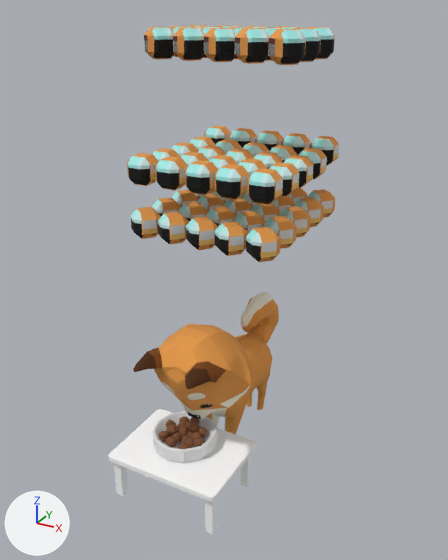
The OBJ model ChiBaApp/app/src/main/assets/models/fullBowl/fullBowl_frame16.obj as it was, and as the next commit left it.
The view is the same before and after, from a 50 mm lens placed at (10.35, -19.91, 15.09), pointed at (0.15, -1.36, 5.82). Every picture has the same lights, and +X, +Y and +Z are marked at lower left. Where no turn or scale is listed for an object, it has been applied to the vertices. Vertices at the same position are counted once.

In view in the first picture: 'fullBowl_frame16'.
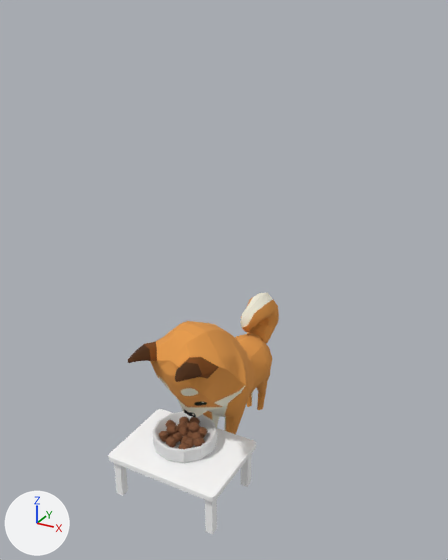
The change, as JSON lines over the scene's bpy script:
```json
{"block": "me_fullbowl_frame16", "where": "# used by ob_fullbowl_frame16; location = (0.0, 0.0, 0.0)"}
{"op": "remove", "block": "me_fullbowl_frame16", "code": "me_fullbowl_frame16.from_pydata(...)  # 4000 vertices, 4863 faces; spans x -2.9..2.8, y -5.9..3.5, z -1.9..14.5"}
{"op": "add", "block": "me_fullbowl_frame16", "code": "me_fullbowl_frame16.from_pydata(...)  # 2440 vertices, 3173 faces; spans x -2.3..2.3, y -5.9..3.5, z -1.9..4.6"}
{"block": "me_fullbowl_frame16", "change": "me_fullbowl_frame16 part 1: 65 loose pieces with 1560 vertices, spanning x -2.9..2.8, y -3.2..3.2, z 7.5..14.5, are deleted"}
{"block": "me_fullbowl_frame16", "change": "me_fullbowl_frame16 part 2"}
{"block": "me_fullbowl_frame16", "change": "32 vertices are removed from x -1.6..1.4, y -5.5..-0.7, z 3.0..4.0"}
{"block": "me_fullbowl_frame16", "change": "128 faces are deleted"}
{"block": "me_fullbowl_frame16", "change": "10 vertices in x -1.1..0.3, y -5.3..-4.0, z 2.5..4.3 move by (-0.3, 0.1, 0.1)"}
{"block": "me_fullbowl_frame16", "change": "9 vertices in x 0.1..1.2, y -5.4..-4.1, z 2.8..4.0 move by (-0.3, 0.0, 0.1)"}
{"block": "me_fullbowl_frame16", "change": "9 vertices in x -0.3..1.2, y -4.2..-3.2, z 1.0..4.5 move by (-0.2, 0.0, 0.1)"}
{"block": "me_fullbowl_frame16", "change": "8 vertices in x -1.7..0.0, y -3.4..-1.9, z 1.9..4.5 move by (-0.1, 0.1, 0.0)"}
{"block": "me_fullbowl_frame16", "change": "7 vertices in x 0.0..1.6, y -3.8..-3.0, z 1.4..3.8 move by (-0.2, -0.1, 0.1)"}
{"block": "me_fullbowl_frame16", "change": "6 vertices in x -1.8..-0.6, y -3.2..-2.3, z 2.9..4.5 move by (-0.1, 0.2, 0.0)"}
{"block": "me_fullbowl_frame16", "change": "76 vertices move from x -1.9..2.0, y -5.4..-1.2, z 0.8..4.6 to x -2.0..1.9, y -5.4..-1.2, z 0.9..4.6"}
{"block": "me_fullbowl_frame16", "change": "32 vertices are added at x -1.8..1.1, y -5.5..-0.7, z 2.9..4.1"}
{"block": "me_fullbowl_frame16", "change": "128 new faces join them, mat_newrigging1_lambert2sg (picture img_chibaalltextures_jpg)"}
```

Changed parts and their boxes (x1, y1, x2, y2) in the pictures (448 x 560 px; the box of a moved part takes in the faces that stretch with it):
```json
{"object": "fullBowl_frame16", "change": "reshaped", "before": [108, 25, 339, 534], "after": [108, 292, 279, 534], "on screen": "26% narrower, 52% shorter"}
{"part": 1, "of": "me_fullbowl_frame16", "change": "deleted", "before": [127, 25, 339, 262]}
{"part": 2, "of": "me_fullbowl_frame16", "change": "moved or reshaped", "before": [133, 324, 251, 419], "after": [128, 321, 248, 417]}
```
